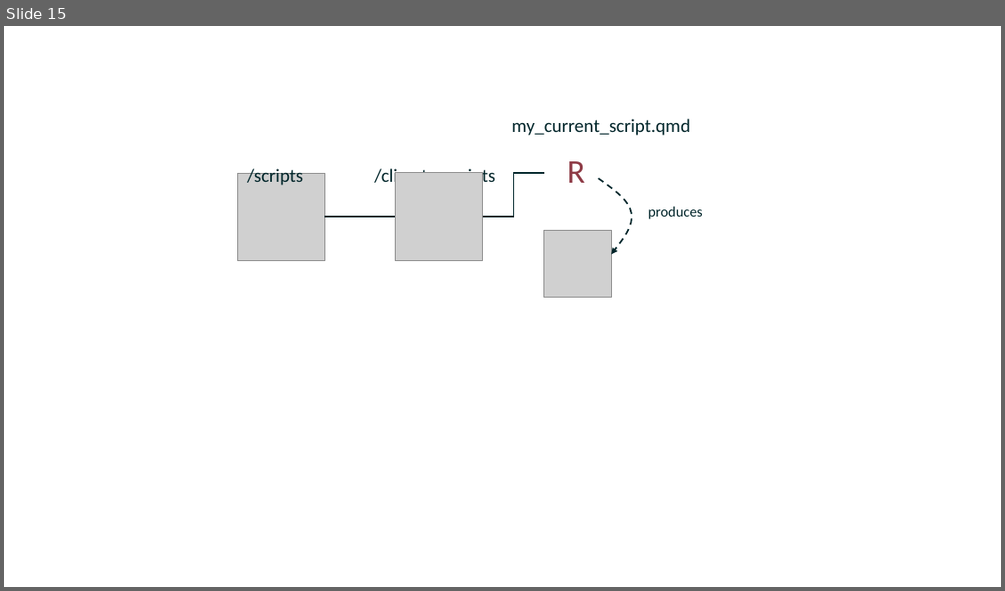
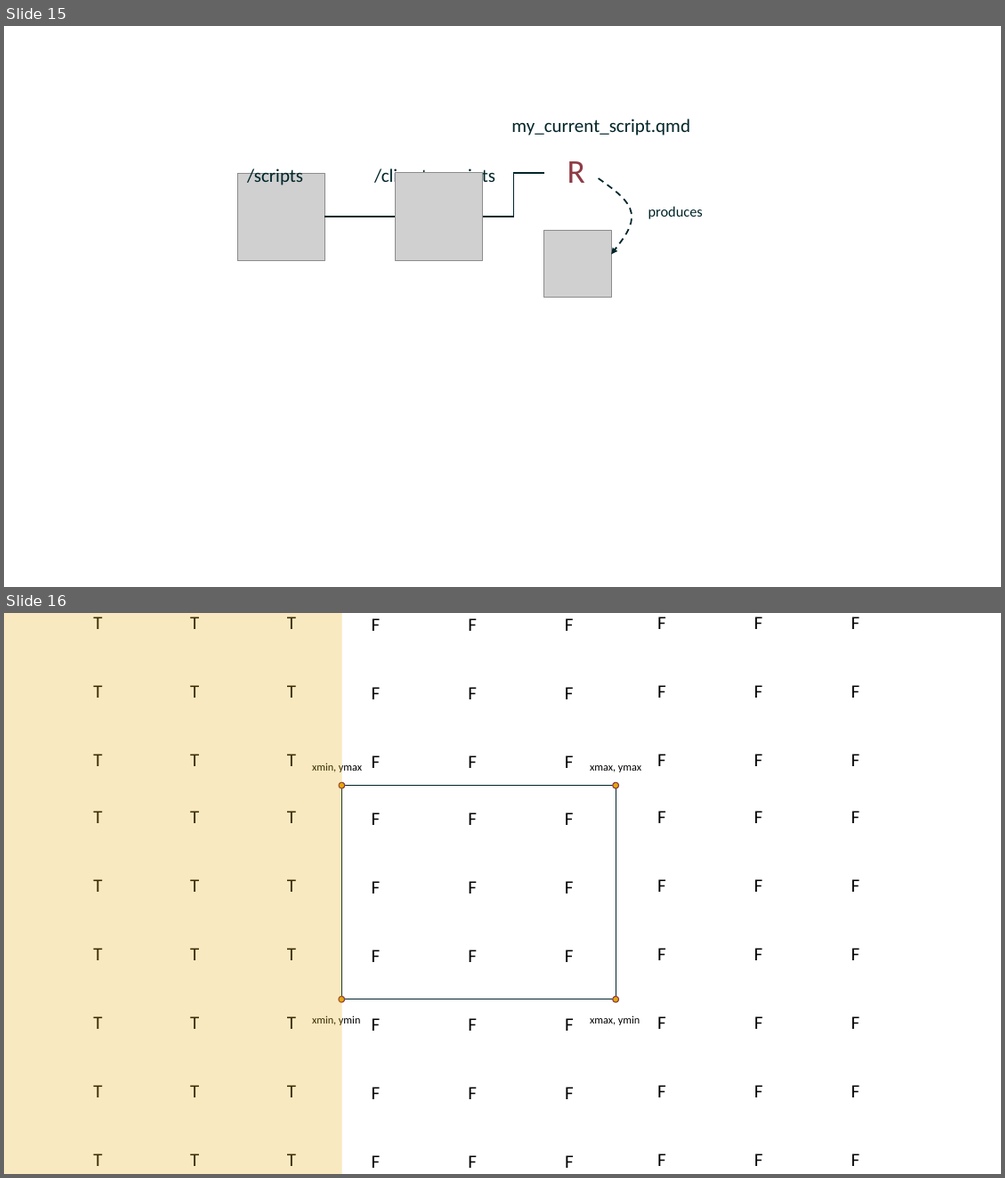
Before and after one commit to add-am/website, a slide deck: images/listing_images.pptx. Shown one above the other, each under a label of ours: slide 15 before the commit, slides 15 and 16 after it. The pictures are 1005x591 and 1005x1178 pixels, drawn with LibreOffice and Linux fonts; fonts in the diff are those of the drawing; grey boxes stand for pictures. Boxes give left, top, right and bottom in pixels: in the first picture for what was removed or moved away, otherwise in the second. Text is boxed around its words. In the diff, an @@ line names an element or a change of style, - is before the commit and + after.

```diff
--- a/images/listing_images.pptx
+++ b/images/listing_images.pptx
@@ slide 16 added at bbox=[4, 613, 1001, 1174], background #FFFFFF @@
@@ group added at bbox=[4, 613, 860, 1174]: 85 texts, 4 ellipses, 2 rectangles @@
+xmin, ymax
+xmin, ymin
+xmax, ymin
+xmax, ymax
+F
+F
+F
+F
+F
+F
+F
+F
+F
+F
+F
+F
+F
+F
+F
+F
+F
+F
+F
+F
+F
+F
+F
+F
+F
+F
+F
+F
+F
+F
+F
+F
+F
+F
+F
+F
+F
+F
+F
+F
+F
+F
+F
+F
+F
+F
+F
+F
+F
+F
+F
+F
+F
+F
+T
+T
+T
+T
+T
+T
+T
+T
+T
+T
+T
+T
+T
+T
+T
+T
+T
+T
+T
+T
+T
+T
+T
+T
+T
+T
+T
```
Also in this commit, not shown: 3 other slides added, 15 other files.
